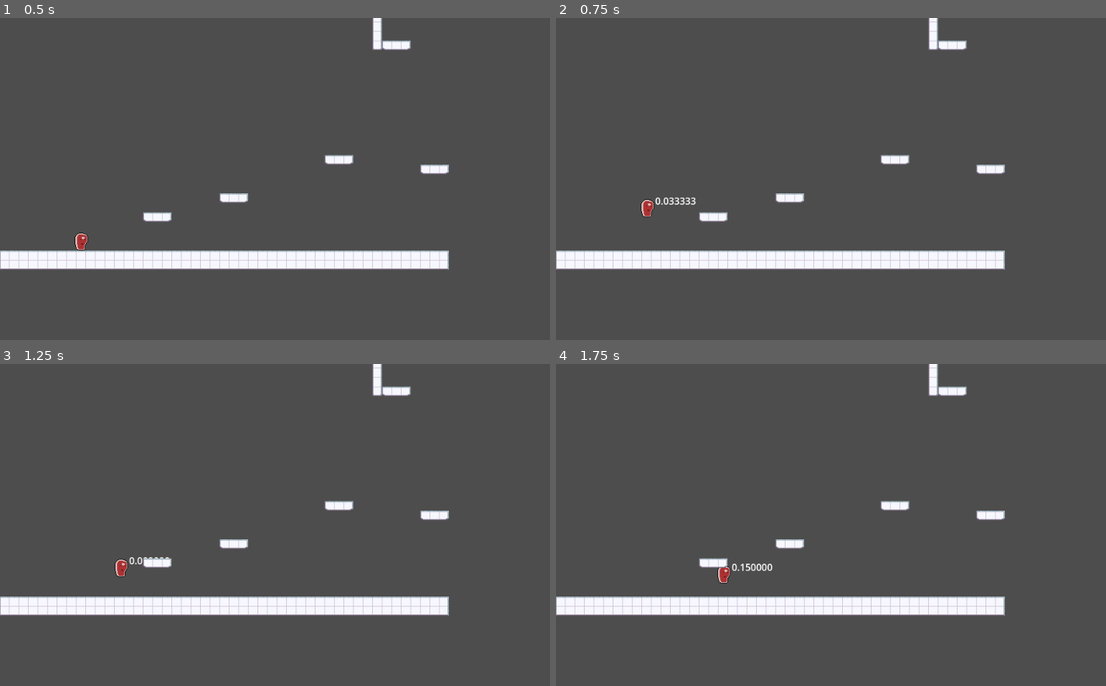
Above: before the commit, frames 1-4 (two rows, left to right).
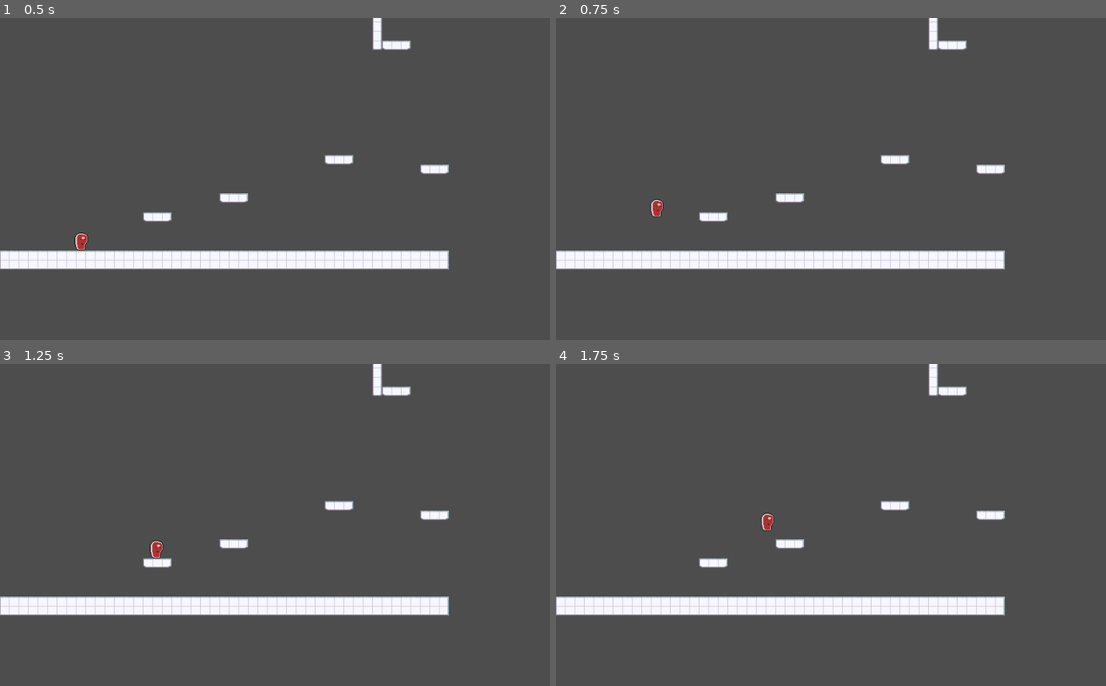
Above: after the commit, the same moments.

Repository: phen-9/high-steaks
Game: Godot game, scene res://Scenes/game.tscn
Same seed, same stepped clock (60 frames per second), same inputs: the game is played once before the commit and once after it.
Inputs:
- Up to frame 1 (0.5 s): no input
- Up to frame 2 (0.75 s): tap Enter at 0.5 s; hold D (move_right) from 0.53 s (still down); hold Space (jump) from 0.53 s (still down)
- Up to frame 3 (1.25 s): keep holding D (move_right); keep holding Space (jump)
- Up to frame 4 (1.75 s): keep holding D (move_right); release Space (jump) at 1.28 s; tap Shift (hold_wall) at 1.35 s; tap Space (jump) at 1.52, 1.55 s

Frame 1 is identical in both runs. In frame 2, 0.3% of the frame differs, in the area x 15-26%, y 55-62%; in frame 3, 0.3%; in frame 4, 0.3%, in the area x 29-40%, y 46-69%.

Commit message:
Add bonk sound effect

Diff:
--- a/Entities/player/ground_jump.gd
+++ b/Entities/player/ground_jump.gd
@@ -2,9 +2,8 @@
 class_name GroundJump
 
 @export var player : CharacterBody2D
-@export var label : Label
 @export var timer : Timer
-
+@export var sounds : AudioStreamPlayer2D
 
 func Enter():
 	timer.start(.2)
@@ -13,13 +12,16 @@
 
 
 func Physics_Update(_delta : float):
-	label.text = "%f" % timer.time_left
 	if(timer.time_left != 0 && Input.is_action_pressed("jump")):
-		player.instant_velocity.y -= 4*timer.time_left
+		player.instant_velocity.y -= 4 * timer.time_left
 	else:
 		Transitioned.emit(self,"inair")
 
-	#player.instant_velocity.y += player.gravity
+	if(player.is_on_ceiling()):
+		player.reset_velocity()
+		sounds.play()
+		Transitioned.emit(self,"inair")
+
 	player.input_velocity.x = player.air_speed * player.move_direction
 
 	pass
--- a/Entities/player/player.gd
+++ b/Entities/player/player.gd
@@ -3,6 +3,7 @@
 var move_direction : int
 var vertical_direction : int
 var is_saucy := false
+
 
 @export var jump_strength : int
 @export var hop_strength : int
@@ -17,6 +18,9 @@
 
 var input_velocity : Vector2
 var instant_velocity : Vector2
+
+@export var label : Label
+@export var state_machine : StateMachine
 
 func _ready() -> void:
 
@@ -36,3 +40,10 @@
 func reset_velocity():
 	input_velocity = Vector2(0,0)
 	instant_velocity = Vector2(0,0)
+
+func die():
+	queue_free()
+
+func _on_hurtbox_area_entered(area: Area2D) -> void:
+	if(area.has_method("endgame_yourself")):
+		die()
--- a/Entities/player/player.tscn
+++ b/Entities/player/player.tscn
@@ -7,26 +7,31 @@
 [ext_resource type="Script" path="res://Entities/player/ground_jump.gd" id="5_kp2dy"]
 [ext_resource type="Script" path="res://Entities/player/in_air.gd" id="6_5cvxa"]
 [ext_resource type="Script" path="res://Entities/player/on_wall.gd" id="7_m0b7x"]
+[ext_resource type="AudioStream" uid="uid://3syisihumfdj" path="res://Assets/bonk.wav" id="8_foefe"]
 
 [sub_resource type="RectangleShape2D" id="RectangleShape2D_rp6xt"]
 size = Vector2(22, 26)
 
-[node name="Player" type="CharacterBody2D"]
+[sub_resource type="RectangleShape2D" id="RectangleShape2D_wgu4b"]
+size = Vector2(20, 22)
+
+[node name="Player" type="CharacterBody2D" node_paths=PackedStringArray("state_machine")]
 script = ExtResource("1_6n2u6")
 jump_strength = 600
 hop_strength = 300
 side_jump_strength = 200
 ground_speed = 50
-air_speed = 100
+air_speed = 200
 slide_speed = 40
 dash_decay = 30
 gravity = 30
 terminal_velocity = 1000
+state_machine = NodePath("StateMachine")
 
 [node name="PlaceholderSprite" type="Sprite2D" parent="."]
 texture = ExtResource("2_y0y0c")
 
-[node name="Hitbox" type="CollisionShape2D" parent="."]
+[node name="CollisionBox" type="CollisionShape2D" parent="."]
 position = Vector2(0, 2)
 shape = SubResource("RectangleShape2D_rp6xt")
 
@@ -38,11 +43,11 @@
 script = ExtResource("3_w6q5u")
 player = NodePath("../..")
 
-[node name="GroundJump" type="Node" parent="StateMachine" node_paths=PackedStringArray("player", "label", "timer")]
+[node name="GroundJump" type="Node" parent="StateMachine" node_paths=PackedStringArray("player", "timer", "sounds")]
 script = ExtResource("5_kp2dy")
 player = NodePath("../..")
-label = NodePath("../../JumpTime")
 timer = NodePath("../../JumpTimer")
+sounds = NodePath("../../BonkSound")
 
 [node name="InAir" type="Node" parent="StateMachine" node_paths=PackedStringArray("player")]
 script = ExtResource("6_5cvxa")
@@ -52,7 +57,7 @@
 script = ExtResource("7_m0b7x")
 player = NodePath("../..")
 
-[node name="JumpTime" type="Label" parent="."]
+[node name="State" type="Label" parent="."]
 offset_left = 13.0
 offset_top = -24.0
 offset_right = 53.0
@@ -61,3 +66,14 @@
 [node name="JumpTimer" type="Timer" parent="."]
 process_callback = 0
 one_shot = true
+
+[node name="BonkSound" type="AudioStreamPlayer2D" parent="."]
+stream = ExtResource("8_foefe")
+
+[node name="Hurtbox" type="Area2D" parent="."]
+
+[node name="CollisionShape2D" type="CollisionShape2D" parent="Hurtbox"]
+position = Vector2(0, 1)
+shape = SubResource("RectangleShape2D_wgu4b")
+
+[connection signal="area_entered" from="Hurtbox" to="." method="_on_hurtbox_area_entered"]
--- /dev/null
+++ b/Resources/Hitbox.gd
@@ -0,0 +1,14 @@
+extends Area2D
+class_name Hitbox
+
+# Called when the node enters the scene tree for the first time.
+func _ready() -> void:
+	pass # Replace with function body.
+
+
+# Called every frame. 'delta' is the elapsed time since the previous frame.
+func _process(delta: float) -> void:
+	pass
+
+func endgame_yourself():
+	pass
--- a/Resources/state-machine.gd
+++ b/Resources/state-machine.gd
@@ -3,7 +3,7 @@
 
 @export var initial_state : State
 
-var current_state : State
+var current_state = initial_state
 var states : Dictionary = {}
 
 
--- a/Scenes/game.tscn
+++ b/Scenes/game.tscn
@@ -1,7 +1,8 @@
-[gd_scene load_steps=6 format=4 uid="uid://dy3dwtgvovmgy"]
+[gd_scene load_steps=8 format=4 uid="uid://dy3dwtgvovmgy"]
 
 [ext_resource type="PackedScene" uid="uid://o5jbadcta5p" path="res://Entities/player/player.tscn" id="1_mk10q"]
 [ext_resource type="Texture2D" uid="uid://ds47uvxob27gi" path="res://Assets/Kitchen_tilesheet.png" id="2_vq1m2"]
+[ext_resource type="Script" path="res://Scenes/hitbox.gd" id="3_k2prk"]
 
 [sub_resource type="PhysicsMaterial" id="PhysicsMaterial_ffxdp"]
 
@@ -52,6 +53,8 @@
 physics_layer_0/physics_material = SubResource("PhysicsMaterial_ffxdp")
 sources/0 = SubResource("TileSetAtlasSource_xvl0l")
 
+[sub_resource type="RectangleShape2D" id="RectangleShape2D_grp35"]
+
 [node name="Game" type="Node2D"]
 
 [node name="Player" parent="." instance=ExtResource("1_mk10q")]
@@ -62,3 +65,10 @@
 position = Vector2(111, 38)
 tile_map_data = PackedByteArray("AAD6/xYAAAABAAAAAAD7/xYAAAABAAAAAAD8/xYAAAABAAAAAAD9/xYAAAABAAAAAAD+/xYAAAABAAAAAAD//x …(1744 unchanged characters)…
 tile_set = SubResource("TileSet_n8oak")
+
+[node name="Hitbox" type="Area2D" parent="."]
+script = ExtResource("3_k2prk")
+
+[node name="CollisionShape2D" type="CollisionShape2D" parent="Hitbox"]
+position = Vector2(210, 353)
+shape = SubResource("RectangleShape2D_grp35")
--- /dev/null
+++ b/Scenes/hitbox.gd
@@ -0,0 +1,13 @@
+extends Hitbox
+
+
+# Called when the node enters the scene tree for the first time.
+func _ready() -> void:
+	pass # Replace with function body.
+
+# Called every frame. 'delta' is the elapsed time since the previous frame.
+func _process(delta: float) -> void:
+	pass
+
+func endgame_yourself():
+	pass
--- a/player.gd
+++ /dev/null
@@ -1,11 +0,0 @@
-extends Area2D
-
-
-# Called when the node enters the scene tree for the first time.
-func _ready() -> void:
-	pass # Replace with function body.
-
-
-# Called every frame. 'delta' is the elapsed time since the previous frame.
-func _process(delta: float) -> void:
-	pass
Not shown, added: Assets/bonk.wav.import
Not shown: 1 places in Entities/player/player.tscn that only renumber resources
Not shown, added: addons/godot-git-plugin/plugin.cfg
Not shown, added: Assets/bonk.wav
Not shown, added: addons/godot-git-plugin/LICENSE
Not shown, added: addons/godot-git-plugin/THIRDPARTY.md
Not shown, added: addons/godot-git-plugin/git_plugin.gdextension
Not shown, added: addons/godot-git-plugin/linux/libgit_plugin.linux.editor.x86_64.so
Not shown, added: addons/godot-git-plugin/macos/libgit_plugin.macos.editor.universal.dylib
Not shown, added: addons/godot-git-plugin/win64/libgit_plugin.windows.editor.x86_64.dll
Not shown, added: addons/godot-git-plugin/win64/libgit_plugin.windows.editor.x86_64.exp
Not shown, added: addons/godot-git-plugin/win64/libgit_plugin.windows.editor.x86_64.lib
